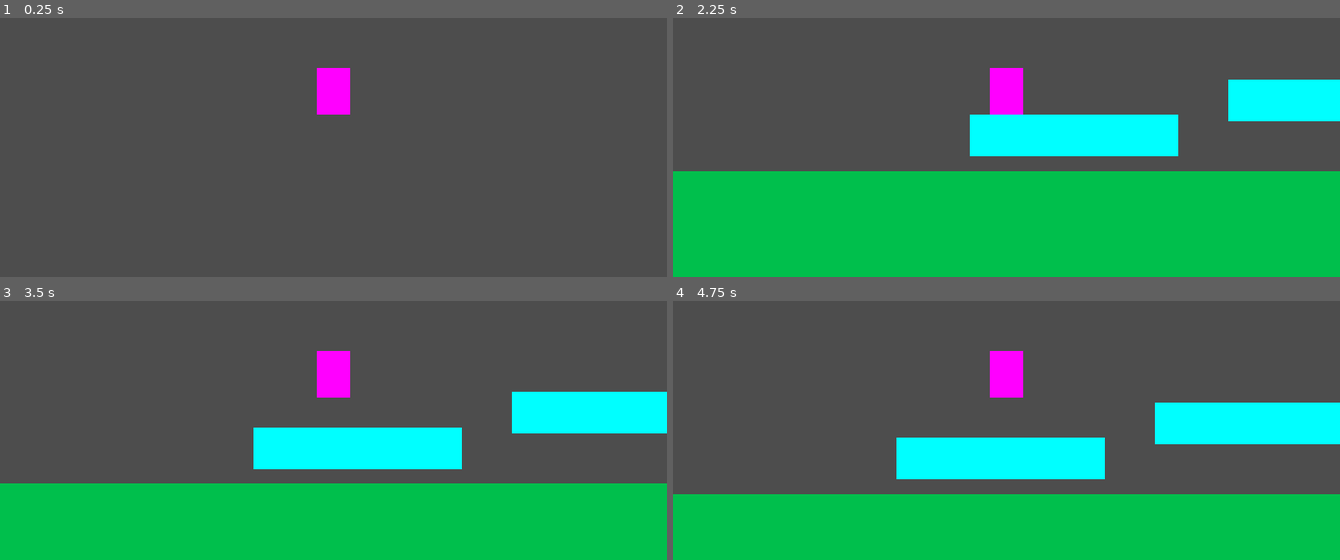
Above: before the commit, frames 1-4 (two rows, left to right).
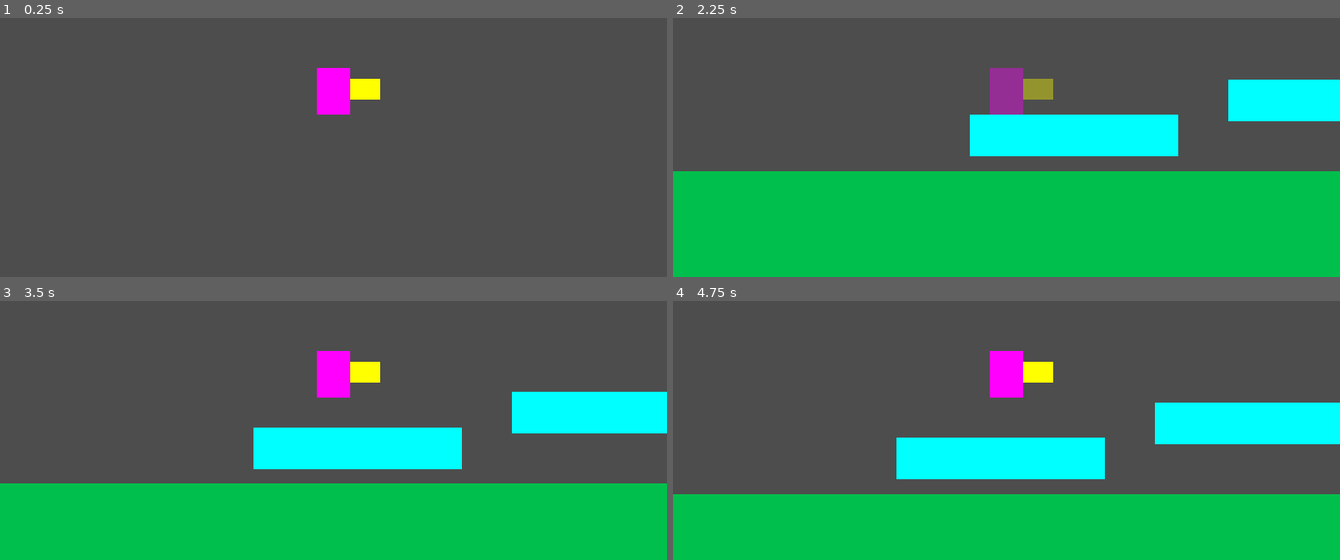
Above: after the commit, the same moments.

Repository: matbloxoficial-dev/world-corrupted
Game: Godot game, scene res://scenes/levels/nivel_prueba.tscn
Same seed, same stepped clock (60 frames per second), same inputs: the game is played once before the commit and once after it. The project has no main scene, so this scene is started directly.
Inputs (mouse positions are in pixels of both pictures, inside the frame that each line leads up to):
- Up to frame 1 (0.25 s): no input
- Up to frame 2 (2.25 s): tap Enter at 0.5 s; move the mouse to (1153, 69) at 0.52 s; hold D (move_right) 0.53-2.03 s; click (1153, 69) at 0.6 s; tap Space (jump) at 0.77, 1.52 s; move the mouse to (873, 108) at 1.27 s; tap Shift (dash) at 1.35 s; move the mouse to (outside the picture) at 2.02 s; hold A (move_left) from 2.03 s (still down); click (outside the picture) at 2.1 s
- Up to frame 3 (3.5 s): move the mouse to (300, 448) at 2.77 s; release A (move_left) at 2.78 s; hold D (move_right) from 2.78 s (still down); tap Shift (dash) at 2.85 s; tap Space (jump) at 3.02 s
- Up to frame 4 (4.75 s): move the mouse to (1206, 427) at 3.52 s; click (1206, 427) at 3.6 s; tap Space (jump) at 3.77, 4.52 s; move the mouse to (806, 316) at 4.27 s; release D (move_right) at 4.28 s; hold A (move_left) from 4.28 s (still down); tap Shift (dash) at 4.35 s

The runs differ from the first frame. In frame 1, 0.4% of the frame differs, in the area x 52-57%, y 23-32%; in frame 2, 1.3%, in the area x 47-57%, y 19-38%; in frame 3, 0.4%; in frame 4, 0.4%.

Commit message:
Agrego primer enemigo - patrulla, persecucion y combate

Diff:
--- /dev/null
+++ b/scenes/enemies/enemigo_basico.tscn
@@ -0,0 +1,26 @@
+[gd_scene load_steps=4 format=3 uid="uid://cwjto3bmnxdbt"]
+
+[ext_resource type="Script" path="res://scripts/enemigo_basico.gd" id="1_pnk2l"]
+
+[sub_resource type="CapsuleShape2D" id="CapsuleShape2D_weoeq"]
+
+[sub_resource type="CircleShape2D" id="CircleShape2D_q0bu0"]
+radius = 230.263
+
+[node name="Enemigo" type="CharacterBody2D"]
+script = ExtResource("1_pnk2l")
+
+[node name="ColorRect" type="ColorRect" parent="."]
+offset_left = -10.0
+offset_top = -15.0
+offset_right = 10.0
+offset_bottom = 15.0
+color = Color(0.695826, 3.23679e-06, 3.85046e-07, 1)
+
+[node name="CollisionShape2D" type="CollisionShape2D" parent="."]
+shape = SubResource("CapsuleShape2D_weoeq")
+
+[node name="DetectionArea" type="Area2D" parent="."]
+
+[node name="CollisionShape2D" type="CollisionShape2D" parent="DetectionArea"]
+shape = SubResource("CircleShape2D_q0bu0")
--- a/scenes/levels/nivel_prueba.tscn
+++ b/scenes/levels/nivel_prueba.tscn
@@ -1,6 +1,7 @@
-[gd_scene load_steps=4 format=3 uid="uid://c2nrmhdibolff"]
+[gd_scene load_steps=5 format=3 uid="uid://c2nrmhdibolff"]
 
 [ext_resource type="PackedScene" uid="uid://dsmn575ms4yh" path="res://scenes/player/tekaya.tscn" id="1_guio4"]
+[ext_resource type="PackedScene" uid="uid://cwjto3bmnxdbt" path="res://scenes/enemies/enemigo_basico.tscn" id="2_uily5"]
 
 [sub_resource type="RectangleShape2D" id="RectangleShape2D_7s6c7"]
 size = Vector2(27.3906, 5.125)
@@ -69,3 +70,6 @@
 
 [node name="CollisionShape2D" type="CollisionShape2D" parent="Suelo/Plataforma3"]
 shape = SubResource("RectangleShape2D_57oob")
+
+[node name="Enemigo" parent="Suelo" instance=ExtResource("2_uily5")]
+position = Vector2(1207, 231)
--- a/scenes/player/tekaya.tscn
+++ b/scenes/player/tekaya.tscn
@@ -31,3 +31,12 @@
 [node name="CollisionShape2D" type="CollisionShape2D" parent="Hitbox"]
 position = Vector2(30.5, 0)
 shape = SubResource("RectangleShape2D_wgdx7")
+
+[node name="ColorRect" type="ColorRect" parent="Hitbox"]
+offset_left = 16.0
+offset_top = -10.0
+offset_right = 45.0
+offset_bottom = 10.0
+color = Color(1, 1, 0, 1)
+
+[connection signal="body_entered" from="Hitbox" to="." method="_on_hitbox_body_entered"]
--- /dev/null
+++ b/scripts/enemigo_basico.gd
@@ -0,0 +1,109 @@
+extends CharacterBody2D
+
+const SPEED_PATRULLA = 60.0
+const SPEED_PERSECUCION = 120.0
+const GRAVITY = 980.0
+const DANO = 10
+const MAX_HP = 30
+const DISTANCIA_ATAQUE = 40.0
+const COOLDOWN_ATAQUE = 1.5
+
+enum Estado { PATRULLA, PERSECUCION, ATAQUE, MUERTO }
+
+var estado = Estado.PATRULLA
+var hp = MAX_HP
+var facing = 1
+var patrulla_timer = 2.0
+var ataque_cooldown = 0.0
+var jugador = null
+
+func _ready() -> void:
+	$DetectionArea.body_entered.connect(_detectar_jugador)
+	$DetectionArea.body_exited.connect(_perder_jugador)
+
+func _physics_process(delta: float) -> void:
+	if estado == Estado.MUERTO:
+		return
+
+	# Gravedad
+	if not is_on_floor():
+		velocity.y += GRAVITY * delta
+
+	if ataque_cooldown > 0:
+		ataque_cooldown -= delta
+
+	match estado:
+		Estado.PATRULLA:
+			_patrullar(delta)
+		Estado.PERSECUCION:
+			_perseguir()
+		Estado.ATAQUE:
+			_atacar()
+
+	move_and_slide()
+
+func _patrullar(delta: float) -> void:
+	patrulla_timer -= delta
+	if patrulla_timer <= 0:
+		facing *= -1
+		patrulla_timer = 2.0
+
+	velocity.x = SPEED_PATRULLA * facing
+	$ColorRect.modulate = Color.RED
+
+func _perseguir() -> void:
+	if jugador == null:
+		estado = Estado.PATRULLA
+		return
+
+	var distancia = global_position.distance_to(jugador.global_position)
+
+	if distancia <= DISTANCIA_ATAQUE:
+		estado = Estado.ATAQUE
+		return
+
+	var direccion = sign(jugador.global_position.x - global_position.x)
+	facing = direccion
+	velocity.x = SPEED_PERSECUCION * direccion
+	$ColorRect.modulate = Color.ORANGE
+
+func _atacar() -> void:
+	if jugador == null:
+		estado = Estado.PATRULLA
+		return
+
+	velocity.x = 0
+	var distancia = global_position.distance_to(jugador.global_position)
+
+	if distancia > DISTANCIA_ATAQUE:
+		estado = Estado.PERSECUCION
+		return
+
+	if ataque_cooldown <= 0:
+		jugador.recibir_danio(DANO)
+		ataque_cooldown = COOLDOWN_ATAQUE
+		print("Enemigo ataca — HP Tekaya: ", jugador.hp)
+		$ColorRect.modulate = Color.DARK_RED
+
+func _detectar_jugador(body: Node) -> void:
+	if body.name == "Tekaya":
+		jugador = body
+		estado = Estado.PERSECUCION
+		print("Enemigo detecta a Tekaya")
+
+func _perder_jugador(body: Node) -> void:
+	if body.name == "Tekaya":
+		jugador = null
+		estado = Estado.PATRULLA
+		print("Enemigo pierde de vista a Tekaya")
+
+func recibir_danio(cantidad: int) -> void:
+	hp -= cantidad
+	print("Enemigo HP: ", hp, " / ", MAX_HP)
+	if hp <= 0:
+		morir()
+
+func morir() -> void:
+	estado = Estado.MUERTO
+	print("Enemigo muerto")
+	queue_free()
--- a/scripts/tekaya.gd
+++ b/scripts/tekaya.gd
@@ -153,3 +153,11 @@
 func morir() -> void:
 	print("Tekaya ha muerto")
 	queue_free()
+
+func _on_hitbox_area_entered(area: Area2D) -> void:
+	pass
+
+func _on_hitbox_body_entered(body: Node) -> void:
+	if body.has_method("recibir_danio"):
+		var dano = DANO_CARGADO if carga_timer >= TIEMPO_CARGA else DANO_GOLPE[max(combo_paso - 1, 0)]
+		body.recibir_danio(dano)
